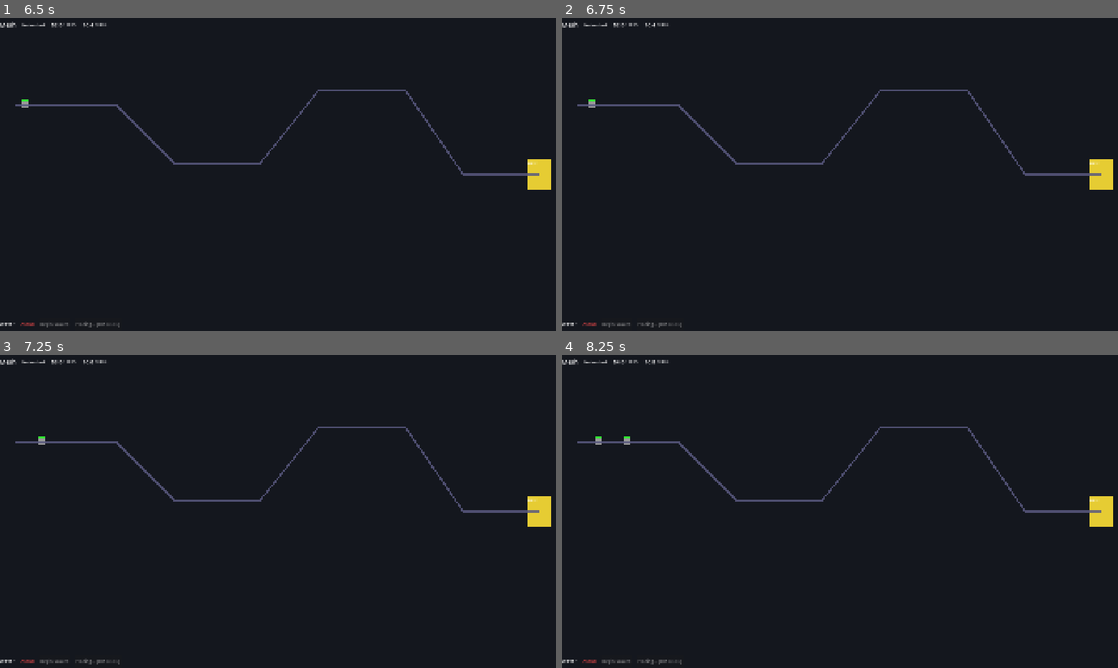
Above: before the commit, frames 1-4 (two rows, left to right).
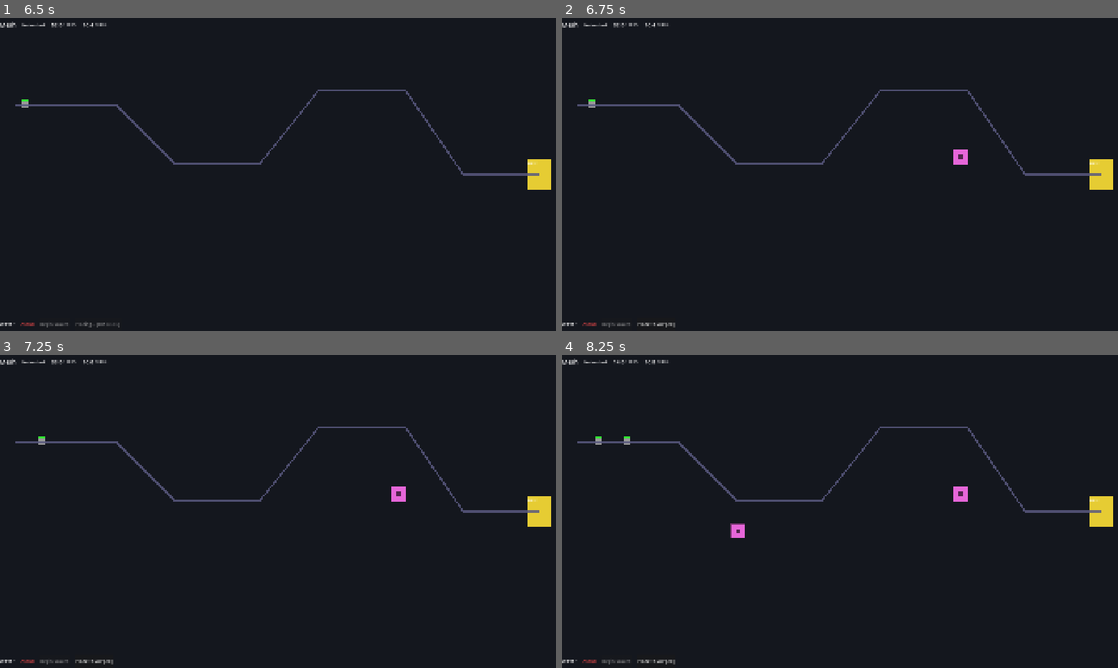
Above: after the commit, the same moments.

Repository: brandonwilcox-dot/Cycle-Four
Game: Godot game, scene res://scenes/main/Main.tscn
Two runs of this game, one before a commit and one after it. Both use one fixed random seed, a clock stepped at 60 frames per second and the inputs below.
Inputs (mouse positions are in pixels of both pictures, inside the frame that each line leads up to):
- Up to frame 1 (6.5 s): click "Architects" at 0.5 s; click "Architects" at 1.25 s; click "Bloom" at 2 s; click "Mesh" at 2.75 s; click "Networked" at 3.5 s; click "Begin" at 4.25 s; click "Begin Waves" at 5 s; click "Place Tower [20]" at 5.75 s
- Up to frame 2 (6.75 s): tap Enter at 6.5 s; move the mouse to (962, 158) at 6.52 s; click (962, 158) at 6.67 s
- Up to frame 3 (7.25 s): no input
- Up to frame 4 (8.25 s): click (656, 661) at 7.25 s, where only the run after the commit has a clickable "Place Tower [20]"; move the mouse to (728, 527) at 8.02 s; click (728, 527) at 8.17 s

Frame 1 is identical in both runs. In frame 2, 0.2% of the frame differs, in the area x 9-73%, y 1-99%; in frame 3, 0.2%; in frame 4, 0.3%.

Commit message:
Dev save wipe + robust placement input handling
DEV_CLEAR_SAVE = true in SaveManager:
  Wipes save files on every launch so tests always start from a clean
  state. Flip to false when testing persistence or before shipping.
  Implemented via _wipe_saves() using DirAccess.remove_absolute().

Switch placement input from _unhandled_input to _input:
  _unhandled_input is unreliable when a full-screen Control exists in
  the scene (even with mouse_filter=IGNORE the GUI system can still
  consume events before _unhandled_input fires).
  New approach: _input() fires before GUI processing. Clicks inside the
  top/bottom 48px HUD bars are ignored so buttons still work normally.
  Clicks in the game world area are consumed and routed to placement logic.

Co-Authored-By: Claude Sonnet 4.6 <noreply@anthropic.com>

Diff:
--- a/scenes/main/Main.gd
+++ b/scenes/main/Main.gd
@@ -41,22 +41,29 @@
 	_pending_tower  = tower_data
 	_placement_mode = true
 
-func _unhandled_input(event: InputEvent) -> void:
+func _input(event: InputEvent) -> void:
 	if not _placement_mode:
 		return
-	if event is InputEventMouseButton and event.pressed:
-		match event.button_index:
-			MOUSE_BUTTON_LEFT:
-				_try_place_tower(event.position)
-				get_viewport().set_input_as_handled()
-			MOUSE_BUTTON_RIGHT:
-				_cancel_placement()
-				get_viewport().set_input_as_handled()
-
-func _unhandled_key_input(event: InputEvent) -> void:
-	if _placement_mode and event is InputEventKey and event.pressed:
+	if event is InputEventKey and event.pressed:
 		if event.keycode == KEY_ESCAPE:
 			_cancel_placement()
+			get_viewport().set_input_as_handled()
+		return
+	if not (event is InputEventMouseButton and event.pressed):
+		return
+	## Ignore clicks inside the HUD bars so buttons still work normally.
+	## TopBar occupies the top 48px; BottomBar the bottom 48px.
+	var y: float    = event.position.y
+	var height: float = get_viewport().get_visible_rect().size.y
+	if y < 48.0 or y > height - 48.0:
+		return
+	match event.button_index:
+		MOUSE_BUTTON_LEFT:
+			_try_place_tower(event.position)
+			get_viewport().set_input_as_handled()
+		MOUSE_BUTTON_RIGHT:
+			_cancel_placement()
+			get_viewport().set_input_as_handled()
 
 func _try_place_tower(screen_pos: Vector2) -> void:
 	## Snap to grid and validate before spending resources
--- a/src/autoloads/SaveManager.gd
+++ b/src/autoloads/SaveManager.gd
@@ -4,9 +4,13 @@
 ## Auto-saves every 60 seconds and on wave end.
 extends Node
 
-const SAVE_PATH: String      = "user://cycle_four_save.json"
-const BACKUP_PATH: String    = "user://cycle_four_save.backup.json"
+const SAVE_PATH: String         = "user://cycle_four_save.json"
+const BACKUP_PATH: String       = "user://cycle_four_save.backup.json"
 const AUTO_SAVE_INTERVAL: float = 60.0
+
+## Set true during development to wipe saves on every launch.
+## Flip to false before shipping or when testing persistence.
+const DEV_CLEAR_SAVE: bool = true
 
 var _auto_save_timer: float = 0.0
 var _save_dirty: bool = false
@@ -14,6 +18,9 @@
 func _ready() -> void:
 	EventBus.wave_ended.connect(_on_wave_ended)
 	EventBus.prestige_completed.connect(_on_prestige_completed)
+	if DEV_CLEAR_SAVE:
+		_wipe_saves()
+		return   ## Skip load -- managers start from their own defaults
 	load_game()
 
 func _process(delta: float) -> void:
@@ -97,6 +104,11 @@
 	GalaxyManager.star_systems = data.get("star_systems", {})
 	GalaxyManager.treaties     = data.get("treaties", {})
 
+func _wipe_saves() -> void:
+	for path in [SAVE_PATH, BACKUP_PATH]:
+		if FileAccess.file_exists(path):
+			DirAccess.remove_absolute(ProjectSettings.globalize_path(path))
+
 func _try_load_backup() -> void:
 	if not FileAccess.file_exists(BACKUP_PATH):
 		push_error("SaveManager: no backup available. Starting fresh.")
